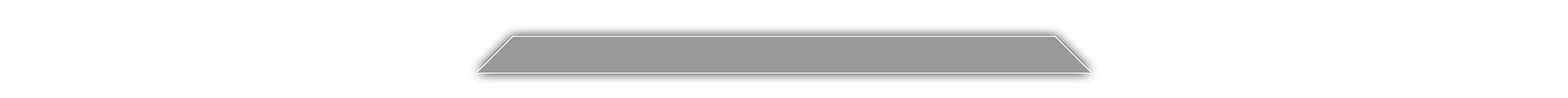
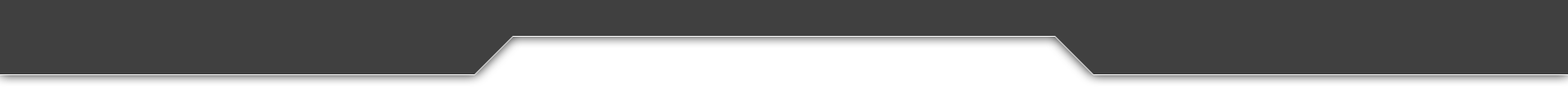
The second 1568 x 98 image is a revision of the first. Changes to its layers:
showed "Layer 1" over left=0, top=0, right=1568, bottom=75
hid "Background" over left=477, top=36, right=1091, bottom=73
